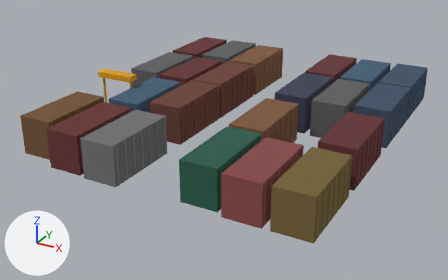
Renders of the glTF model data/models/board/scenery/saxarba/SMV_Seaport/SeaportSystem-01-Container-01-20Footer-1-01.glb from each side of a commit.
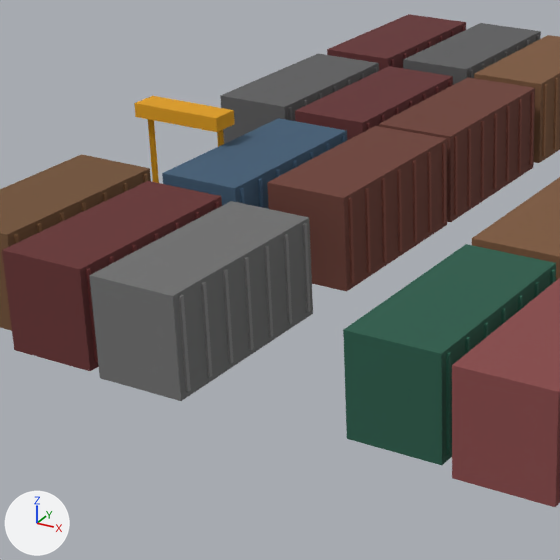
Old and new are each drawn whole from a camera (50 mm lens) standing at (45.8, -90.0, 41.8) and looking at (-2.1, -2.9, -1.7) and again close up on the part from 10% to 59% of the width and 11% to 89% of the height. Lighting does not change. The marker at lower left points along +X, +Y and +Z. The older version's two pictures come first. Where no turn or scale is listed for an object, it has been applied to the vertices. Vertices at exactly the same position are counted once.

Objects in the first close-up: 'SeaportSystem-01-Container-01-20Footer-1-01'.
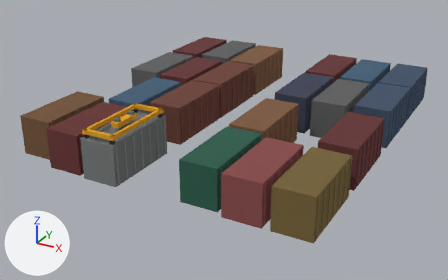
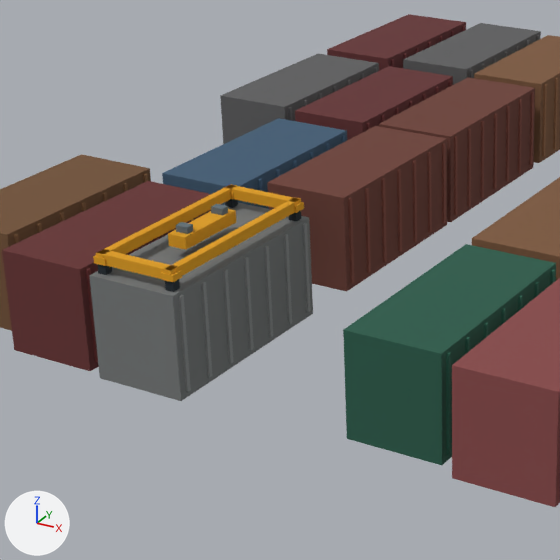
Commit message: seaport system

What differs and where, as boxes (x1, y1, x2, y2) in the close-ups (560 x 560 px):
part 1 of me_seaportsystem_01_container_01_20footer_1_01, added: after (163, 197, 300, 276)
part 2 of me_seaportsystem_01_container_01_20footer_1_01, added: after (96, 184, 237, 258)
part 3 of me_seaportsystem_01_container_01_20footer_1_01, added: after (97, 249, 178, 279)
part 4 of me_seaportsystem_01_container_01_20footer_1_01, added: after (165, 279, 180, 292)
part 5 of me_seaportsystem_01_container_01_20footer_1_01, added: after (161, 270, 182, 282)
part 6 of me_seaportsystem_01_container_01_20footer_1_01, added: after (97, 264, 112, 275)
part 7 of me_seaportsystem_01_container_01_20footer_1_01, added: after (93, 255, 106, 266)
part 8 of me_seaportsystem_01_container_01_20footer_1_01, added: after (224, 185, 301, 208)
part 9 of me_seaportsystem_01_container_01_20footer_1_01, added: after (289, 211, 301, 221)
part 10 of me_seaportsystem_01_container_01_20footer_1_01, added: after (294, 202, 304, 213)
part 11 of me_seaportsystem_01_container_01_20footer_1_01, added: after (225, 199, 238, 208)
part 12 of me_seaportsystem_01_container_01_20footer_1_01, added: after (168, 209, 236, 250)
part 13 of me_seaportsystem_01_container_01_20footer_1_01, added: after (176, 222, 193, 234)
part 14 of me_seaportsystem_01_container_01_20footer_1_01, added: after (211, 204, 228, 215)
part 15 of me_seaportsystem_01_container_01_20footer_1_01, deleted: before (148, 119, 159, 183)
part 16 of me_seaportsystem_01_container_01_20footer_1_01, deleted: before (134, 96, 235, 132)
part 17 of me_seaportsystem_01_container_01_20footer_1_01, deleted (mostly hidden): before (217, 130, 224, 147)
part 18 of me_seaportsystem_01_container_01_20footer_1_01, recoloured: (95, 203, 309, 295) in both

What changed in the scene script:
```text
Add mat_container_grabbers:
    mat_container_grabbers = bpy.data.materials.new('container-grabbers')
    mat_container_grabbers.use_nodes = True; mat_container_grabbers.node_tree.nodes.clear()
    _N = mat_container_grabbers.node_tree.nodes; _L = mat_container_grabbers.node_tree.links
    n0 = _N.new('ShaderNodeBsdfPrincipled'); n0.name = 'Principled BSDF'
    n0.inputs[2].default_value = 1.0  # 'Roughness'
    n1 = _N.new('ShaderNodeOutputMaterial'); n1.name = 'Material Output'
    n2 = _N.new('ShaderNodeVertexColor'); n2.name = 'Color Attribute'
    _L.new(n0.outputs[0], n1.inputs[0])  # 'BSDF' to 'Surface'
    _L.new(n2.outputs[0], n0.inputs[0])  # 'Color' to 'Base Color'
Change me_seaportsystem_01_container_01_20footer_1_01:
    remove me_seaportsystem_01_container_01_20footer_1_01.from_pydata(...)  # 3192 vertices, 4788 faces; spans x -25.6..24.6, y -28.6..30.6, z 0.0..8.5
    add me_seaportsystem_01_container_01_20footer_1_01.from_pydata(...)  # 3288 vertices, 4932 faces; spans x -25.6..24.6, y -28.6..30.6, z 0.0..8.2
    me_seaportsystem_01_container_01_20footer_1_01 part 1: a new loose piece, a box spanning x -6.39..-5.91, y -28.25..-15.75, z 7.02..7.67, in mat_container_grabbers
    me_seaportsystem_01_container_01_20footer_1_01 part 2: a new loose piece, a box spanning x -11.09..-10.61, y -28.25..-15.75, z 7.02..7.67, in mat_container_grabbers
    me_seaportsystem_01_container_01_20footer_1_01 part 3: a new loose piece, a box spanning x -11.1..-5.9, y -28.2..-27.6, z 7.02..7.67, in mat_container_grabbers
    me_seaportsystem_01_container_01_20footer_1_01 part 4: a new loose piece, a box spanning x -6.43..-5.88, y -28.18..-27.62, z 6.43..7.13, in mat_container_grabbers
    me_seaportsystem_01_container_01_20footer_1_01 part 5: a new loose piece, a box spanning x -6.55..-5.75, y -28.3..-27.5, z 7.05..7.45, in mat_container_grabbers
    me_seaportsystem_01_container_01_20footer_1_01 part 6: a new loose piece, a box spanning x -11.12..-10.58, y -28.17..-27.62, z 6.43..7.13, in mat_container_grabbers
    me_seaportsystem_01_container_01_20footer_1_01 part 7: a new loose piece, a box spanning x -11.25..-10.45, y -28.3..-27.5, z 7.05..7.45, in mat_container_grabbers
    me_seaportsystem_01_container_01_20footer_1_01 part 8: a new loose piece, a box spanning x -11.1..-5.9, y -16.4..-15.8, z 7.02..7.67, in mat_container_grabbers
    me_seaportsystem_01_container_01_20footer_1_01 part 9: a new loose piece, a box spanning x -6.42..-5.87, y -16.38..-15.82, z 6.43..7.13, in mat_container_grabbers
    me_seaportsystem_01_container_01_20footer_1_01 part 10: a new loose piece, a box spanning x -6.55..-5.75, y -16.5..-15.7, z 7.05..7.45, in mat_container_grabbers
    me_seaportsystem_01_container_01_20footer_1_01 part 11: a new loose piece, a box spanning x -11.12..-10.57, y -16.38..-15.82, z 6.43..7.13, in mat_container_grabbers
    me_seaportsystem_01_container_01_20footer_1_01 part 12: a new loose piece, a box spanning x -9.1..-7.9, y -24.4..-19.6, z 7.11..7.85, in mat_container_grabbers
    me_seaportsystem_01_container_01_20footer_1_01 part 13: a new loose piece, a box spanning x -8.9..-8.1, y -23.92..-23.38, z 7.85..8.25, in mat_container_grabbers
    me_seaportsystem_01_container_01_20footer_1_01 part 14: a new loose piece, a box spanning x -8.9..-8.1, y -20.62..-20.08, z 7.85..8.25, in mat_container_grabbers
    me_seaportsystem_01_container_01_20footer_1_01 part 15: the loose piece of 8 vertices spanning x -25.0..-24.5, y -6.9..-6.3, z 0.0..8.0 is deleted
    me_seaportsystem_01_container_01_20footer_1_01 part 16: the loose piece of 8 vertices spanning x -25.2..-18.2, y -7.6..-5.6, z 7.5..8.5 is deleted
    me_seaportsystem_01_container_01_20footer_1_01 part 17: the loose piece of 8 vertices spanning x -19.0..-18.5, y -6.9..-6.3, z 0.0..8.0 is deleted
    me_seaportsystem_01_container_01_20footer_1_01 part 18: 180 kept faces spanning x -11.6..-5.4, y -28.6..-15.4, z 0.0..6.4 get new vertex colours; the middle colour goes from grey #868585 to grey #8a8d8d
    other edits to the shape of me_seaportsystem_01_container_01_20footer_1_01 do not show in these pictures
    add me_seaportsystem_01_container_01_20footer_1_01.materials.append(mat_container_grabbers)
```
